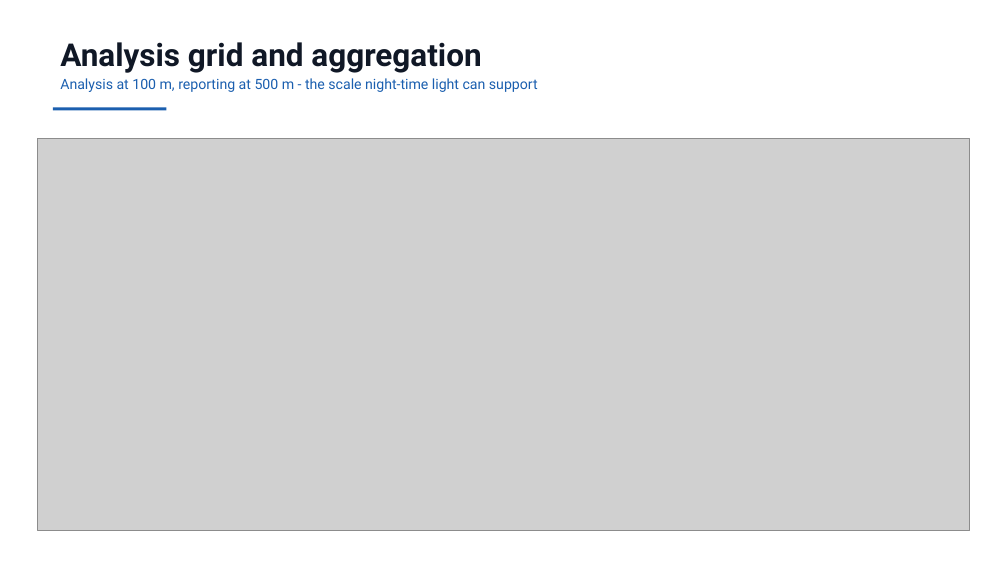
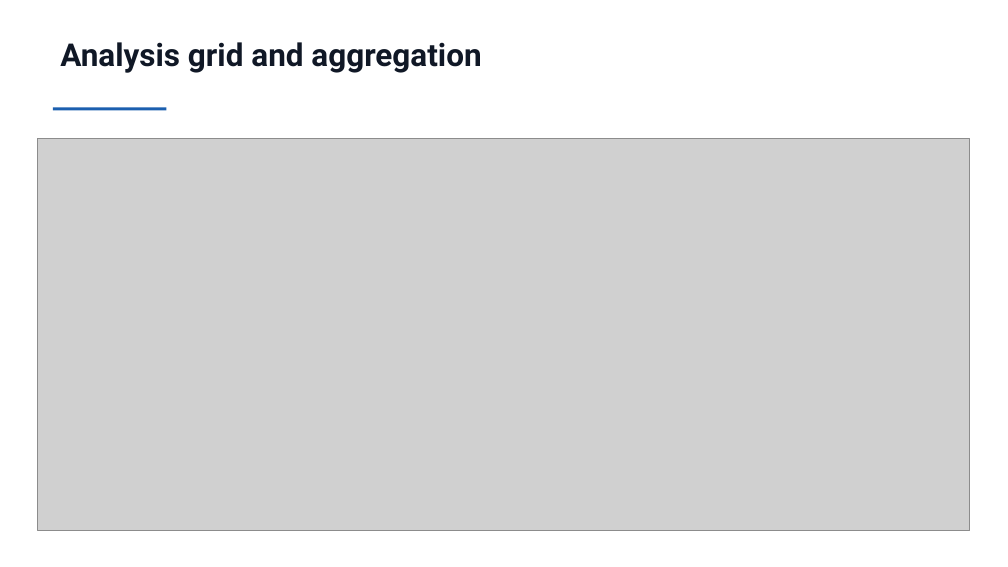
Before and after one commit to Preygle/satellite-ecomony-predection, a slide deck: slide 8 of docs/Review3_Panel_Presentation.pptx. Drawn at 1008x567 pixels with LibreOffice and Linux fonts; fonts in the diff are those of the drawing; grey boxes stand for pictures. Boxes give left, top, right and bottom in pixels: in the first picture for what was removed or moved away, otherwise in the second. Text is boxed around its words. In the diff, an @@ line names an element or a change of style, - is before the commit and + after.

```diff
--- a/docs/Review3_Panel_Presentation.pptx
+++ b/docs/Review3_Panel_Presentation.pptx
@@ text at <box>60,78,538,92</box>: paragraph removed @@
-Analysis at 100 m, reporting at 500 m - the scale night-time light can support
```
Also in this commit, not shown: 10 other slides changed, 3 slides added, 3 slides removed.
